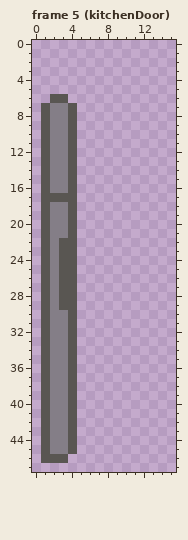
Pixel-art file, stored at art/doors.aseprite. This is how it looked before the edit.
16x48 pixels, 5 frames. Shown: frame 5 (kitchenDoor). The commit also changed other frames, which this record leaves out.
The result:
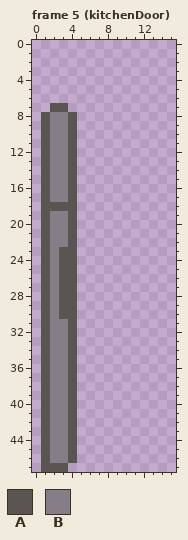
Palette (. is transparent): A #595652  B #847e87
Difference:
{"where": "frame 5 (kitchenDoor)"}
{"frame":5,"y":6,"x":2,"old":"AA","new":".."}
{"frame":5,"y":7,"x":1,"old":"ABBA","new":".AA."}
{"frame":5,"y":17,"x":2,"old":"AA","new":"BB"}
{"frame":5,"y":18,"x":2,"old":"BB","new":"AA"}
{"frame":5,"y":22,"x":3,"old":"A","new":"B"}
{"frame":5,"y":30,"x":3,"old":"B","new":"A"}
{"frame":5,"y":46,"x":2,"old":"AA.","new":"BBA"}
{"frame":5,"y":47,"x":1,"old":"...","new":"AAA"}
{"label":"changed","picture_box":[41,94,77,112]}
{"label":"changed","picture_box":[50,193,68,247]}
{"label":"changed","picture_box":[59,310,68,319]}
{"label":"changed","picture_box":[41,454,77,472]}
